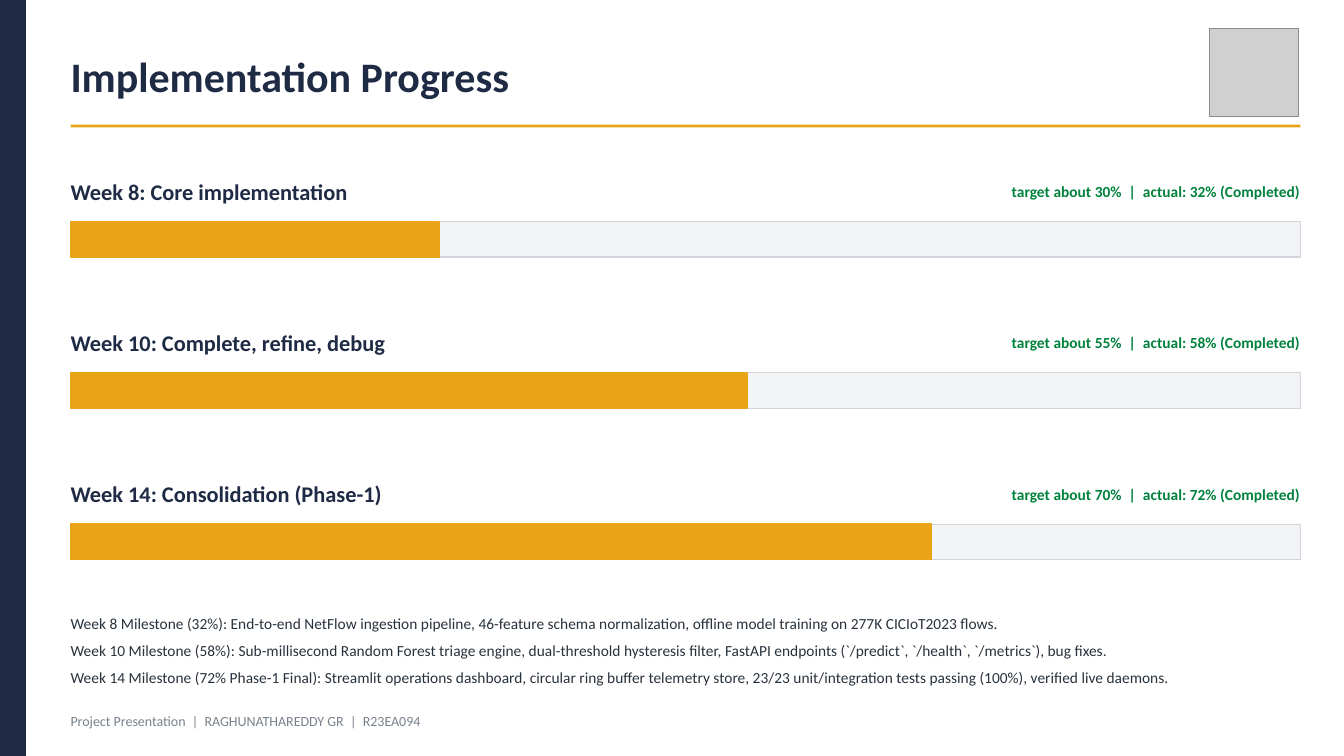
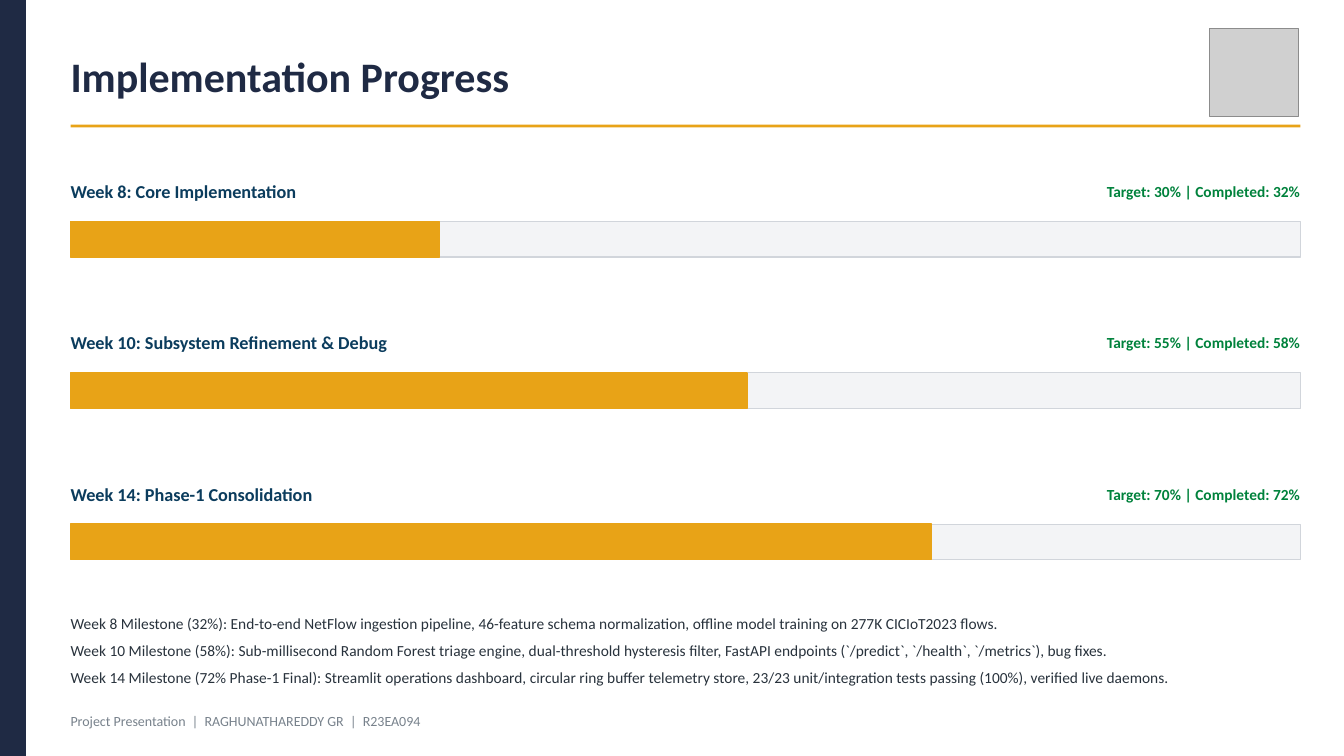
Before and after one commit to Raghunath2604/RIO_PROJECT-SMART_CITY-, a slide deck: slide 7 of docs/Project_Presentation_R23EA094.pptx. Drawn at 1344x756 pixels with LibreOffice and Linux fonts; fonts in the diff are those of the drawing; grey boxes stand for pictures. Boxes give left, top, right and bottom in pixels: in the first picture for what was removed or moved away, otherwise in the second. Text is boxed around its words. In the diff, an @@ line names an element or a change of style, - is before the commit and + after.

```diff
--- a/docs/Project_Presentation_R23EA094.pptx
+++ b/docs/Project_Presentation_R23EA094.pptx
@@ text at [71,185,296,201]: text changed; size 16 to 13 pt; text colour #1F2A44 to #0B3C5D @@
-Week 8: Core implementation
+Week 8: Core Implementation
@@ text at [1107,186,1300,200]: text changed @@
-target about 30% | actual: 32% (Completed)
+Target: 30% | Completed: 32%
@@ text at [71,336,387,352]: text changed; size 16 to 13 pt; text colour #1F2A44 to #0B3C5D @@
-Week 10: Complete, refine, debug
+Week 10: Subsystem Refinement & Debug
@@ text at [1107,337,1300,351]: text changed @@
-target about 55% | actual: 58% (Completed)
+Target: 55% | Completed: 58%
@@ text at [71,488,313,501]: text changed; size 16 to 13 pt; text colour #1F2A44 to #0B3C5D @@
-Week 14: Consolidation (Phase-1)
+Week 14: Phase-1 Consolidation
@@ text at [1107,489,1300,503]: text changed @@
-target about 70% | actual: 72% (Completed)
+Target: 70% | Completed: 72%
```
Also in this commit, not shown: 8 other slides changed, 9 other files.
